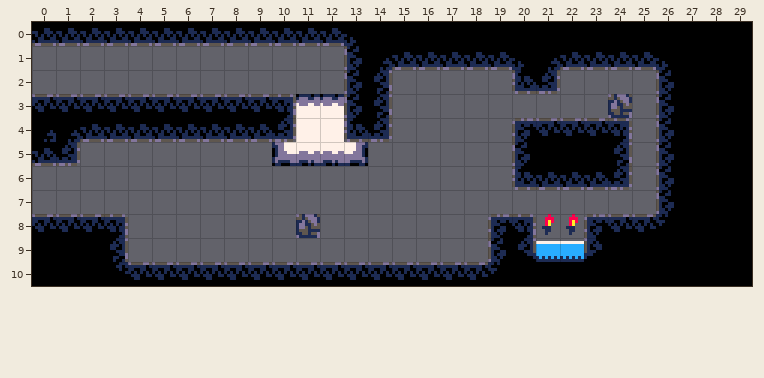
A Tiled map gets an edit: assets/tiled/maps/b03.tmx. The picture above was drawn from the file before the commit.
Cells are 8x8 px. Shown: x 0..29, y 0..10.
After:
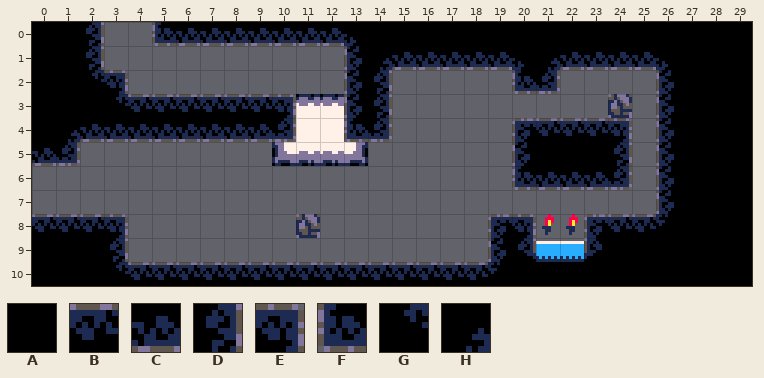
Key: from "tileset": A 0, B 1, C 1 turned 180, D 1 turned 90, E 2, F 2 turned 180, G 3, H 3 turned 90.
_ is an empty cell.
Tiles replaced or removed in this view: B, C, H.
The exact change:
Changed rows in their new state; . is an unchanged cell.
Layer "Tiles":
first column x 0:
 0 AAD__F
 1 AAD...
 2 AAGE..
 3 AAAG..
 4 A.....
Pixel boxes of the changes (left, top, right, bottom) in both pictures:
changed: (32, 22, 176, 142)
